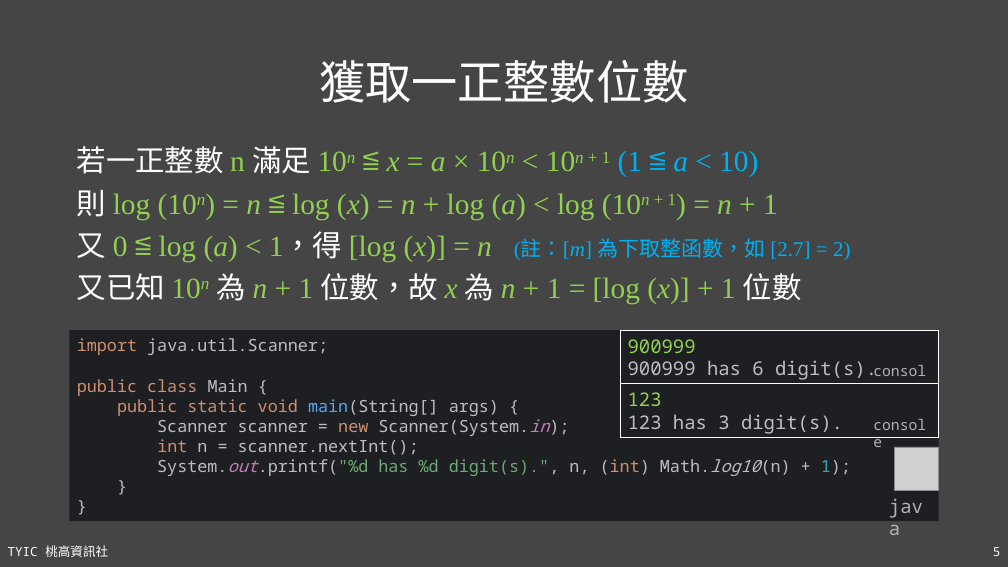
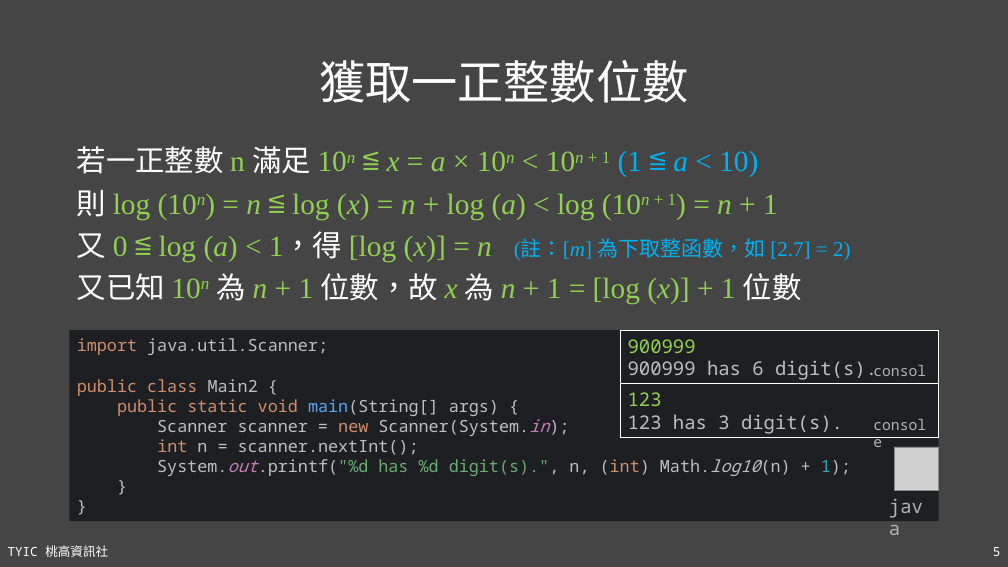
Before and after one commit to TYSHIC/slides, a slide deck: slide 5 of ppt/90_基礎資料結構與演算法.pptx. Drawn at 1008x567 pixels with LibreOffice and Linux fonts; fonts in the diff are those of the drawing; grey boxes stand for pictures. Boxes give left, top, right and bottom in pixels: in the first picture for what was removed or moved away, otherwise in the second. Text is boxed around its words. In the diff, an @@ line names an element or a change of style, - is before the commit and + after.

```diff
--- a/ppt/90_基礎資料結構與演算法.pptx
+++ b/ppt/90_基礎資料結構與演算法.pptx
@@ text in rectangle at box(77, 338, 851, 476): text changed @@
-import java.util.Scanner;
-public class Main {
-public static void main(String[] args) {
-Scanner scanner = new Scanner(System.in);
-int n = scanner.nextInt();
-System.out.printf("%d has %d digit(s).", n, (int) Math.log10(n) + 1);
-}
-}
+import java.util.Scanner;
+public class Main2 {
+public static void main(String[] args) {
+Scanner scanner = new Scanner(System.in);
+int n = scanner.nextInt();
+System.out.printf("%d has %d digit(s).", n, (int) Math.log10(n) + 1);
+}
+}
```
Also in this commit, not shown: 2 other slides changed, 7 slides added, 10 other files.
